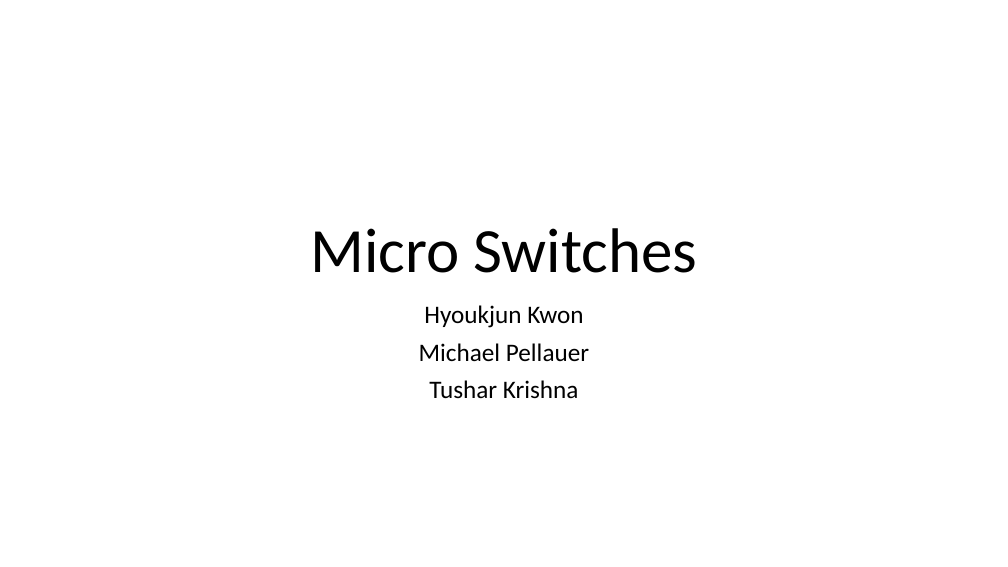
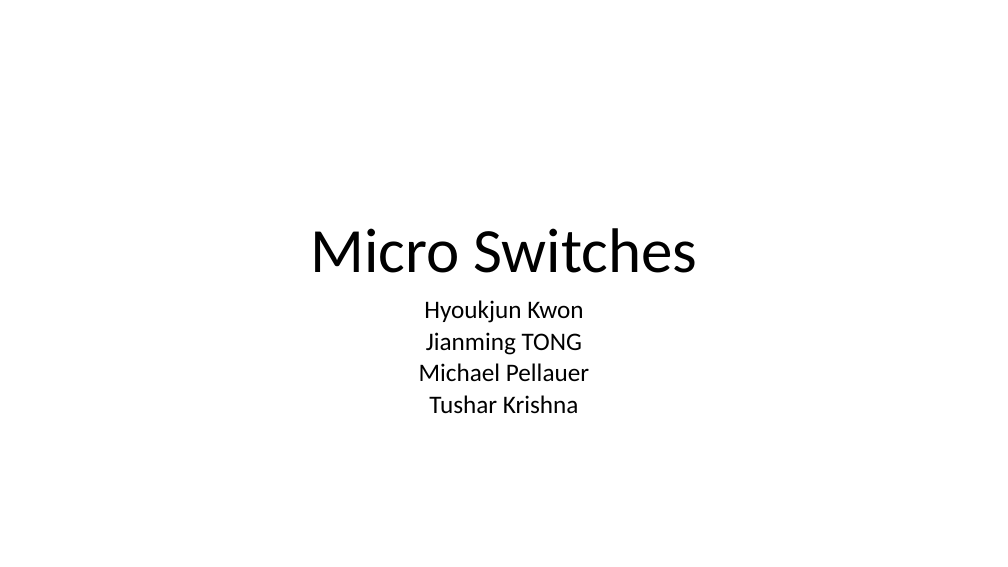
Before and after one commit to georgia-tech-synergy-lab/AcceleratorNoC, a slide deck: slide 1 of microswitch.pptx. Drawn at 1008x567 pixels with LibreOffice and Linux fonts; fonts in the diff are those of the drawing. Boxes give left, top, right and bottom in pixels: in the first picture for what was removed or moved away, otherwise in the second. Text is boxed around its words. In the diff, an @@ line names an element or a change of style, - is before the commit and + after.

```diff
--- a/microswitch.pptx
+++ b/microswitch.pptx
@@ subtitle at (419, 300, 589, 414): line spacing 0.9 to 0.7 @@
@@ subtitle at (426, 332, 582, 355): paragraph added @@
+Jianming TONG
```
Also in this commit, not shown: 4 other slides changed, 3 slides added, 24 other files.
